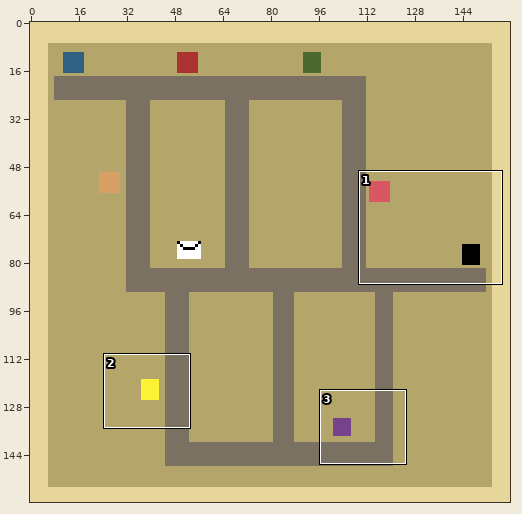
A pixel-art file gets an edit: LudumDare53/Assets/Sprites/Map.aseprite. The first picture is a wide view before the edit; the outline marks the close-up.
Close-up. Before:
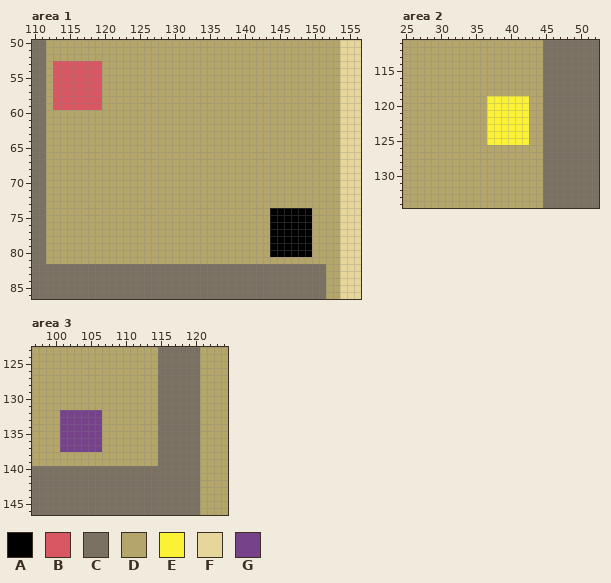
160x160 pixels, 1 frame. Shown: area 1: x 110..156, y 50..86; area 2: x 25..52, y 111..134; area 3: x 97..124, y 123..146. The commit also changed other parts of the picture, which this record leaves out.
Palette (. is transparent): A #000000  B #d95763  C #7b7162  D #b4a56a  E #fbf236  F #e6d69c  G #76428a
After:
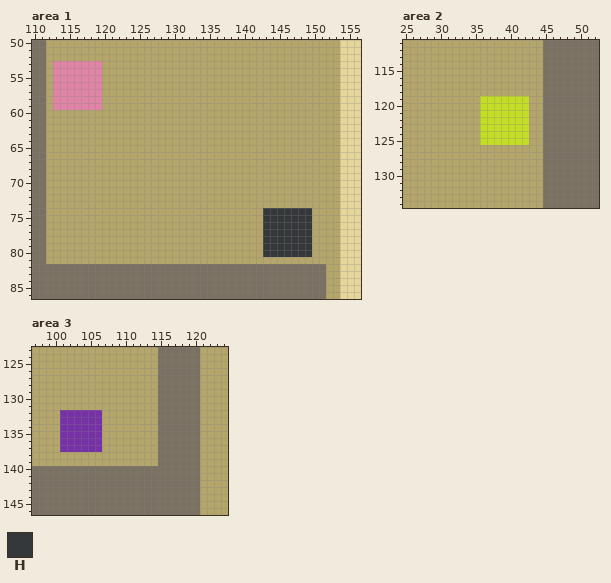
Colours new in this view: H #35383a
Difference:
@@ palette @@
-B #d95763
+B #df84a5
-E #fbf236
+E #c4dd25
-G #76428a
+G #7731a6
--- area 1, layer "Layer 1"
@@ x 141..151 @@
 73 DDDDDDDDDDD
-74 DDDAAAAAADD
-75 DDDAAAAAADD
-76 DDDAAAAAADD
-77 DDDAAAAAADD
-78 DDDAAAAAADD
-79 DDDAAAAAADD
-80 DDDAAAAAADD
+74 DDHHHHHHHDD
+75 DDHHHHHHHDD
+76 DDHHHHHHHDD
+77 DDHHHHHHHDD
+78 DDHHHHHHHDD
+79 DDHHHHHHHDD
+80 DDHHHHHHHDD
 81 DDDDDDDDDDD
--- area 2, layer "Layer 1"
@@ x 34..38 @@
 118 DDDDD
-119 DDDEE
-120 DDDEE
-121 DDDEE
-122 DDDEE
-123 DDDEE
-124 DDDEE
-125 DDDEE
+119 DDEEE
+120 DDEEE
+121 DDEEE
+122 DDEEE
+123 DDEEE
+124 DDEEE
+125 DDEEE
 126 DDDDD
